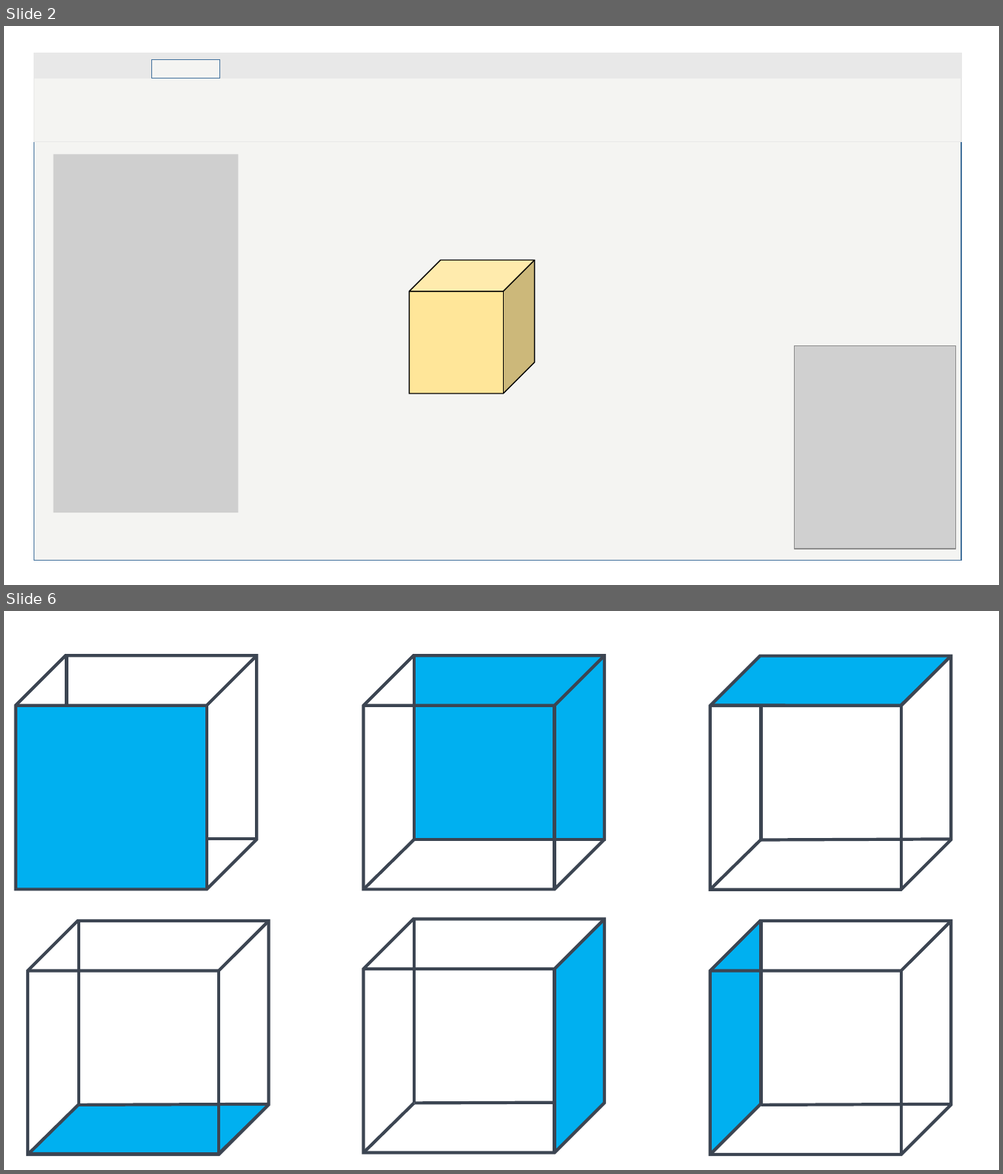
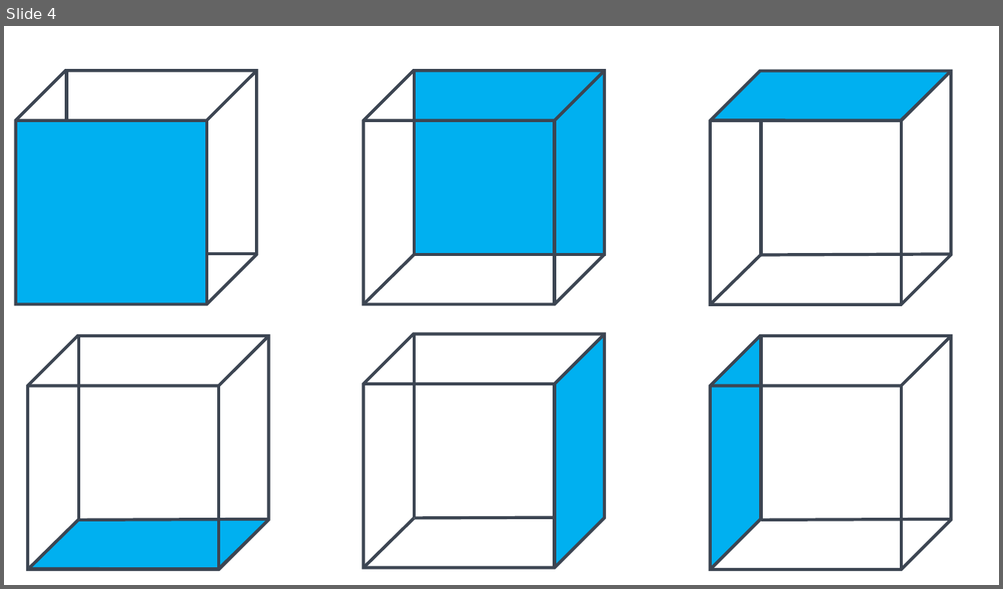
Before and after one commit to COFFASoft/Coffa-Viewer, a slide deck: Light_theme.pptx. Shown one above the other, each under a label of ours: slides 2 and 6 before the commit, slide 4 after it; the slides between them are not shown. The pictures are 1003x1174 and 1003x589 pixels, drawn with LibreOffice and Linux fonts; fonts in the diff are those of the drawing; grey boxes stand for pictures. Boxes give left, top, right and bottom in pixels: in the first picture for what was removed or moved away, otherwise in the second. Text is boxed around its words. In the diff, an @@ line names an element or a change of style, - is before the commit and + after.

```diff
--- a/Light_theme.pptx
+++ b/Light_theme.pptx
@@ slide 2 removed at (4, 26, 999, 585), background #FFFFFF @@
@@ rectangle removed at (34, 53, 962, 561) @@
@@ rectangle removed at (34, 53, 962, 79) @@
@@ rectangle removed at (152, 59, 219, 79) @@
@@ rectangle removed at (34, 79, 962, 141) @@
@@ rectangle removed at (54, 154, 239, 513) @@
@@ cube removed at (409, 261, 535, 394) @@
@@ picture removed at (794, 346, 956, 549) @@
@@ what was slide 6 is now slide 4 @@
```
Also in this commit, not shown: 3 slides added, 6 other slides removed, 21 other files.
